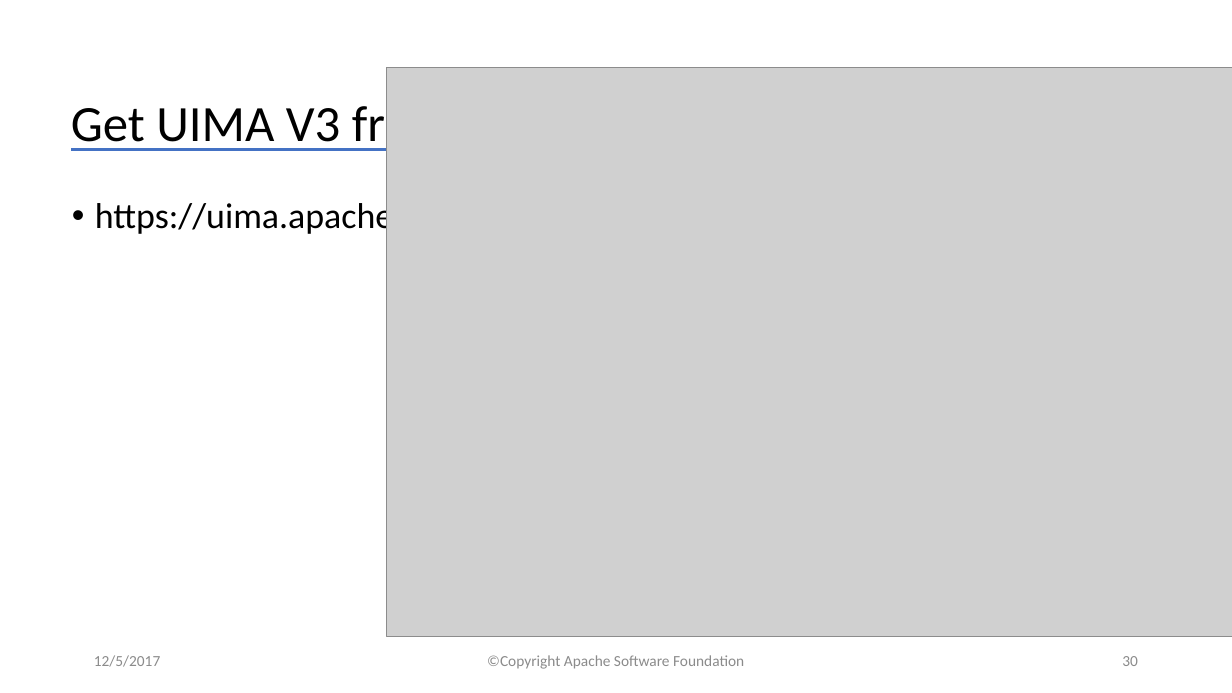
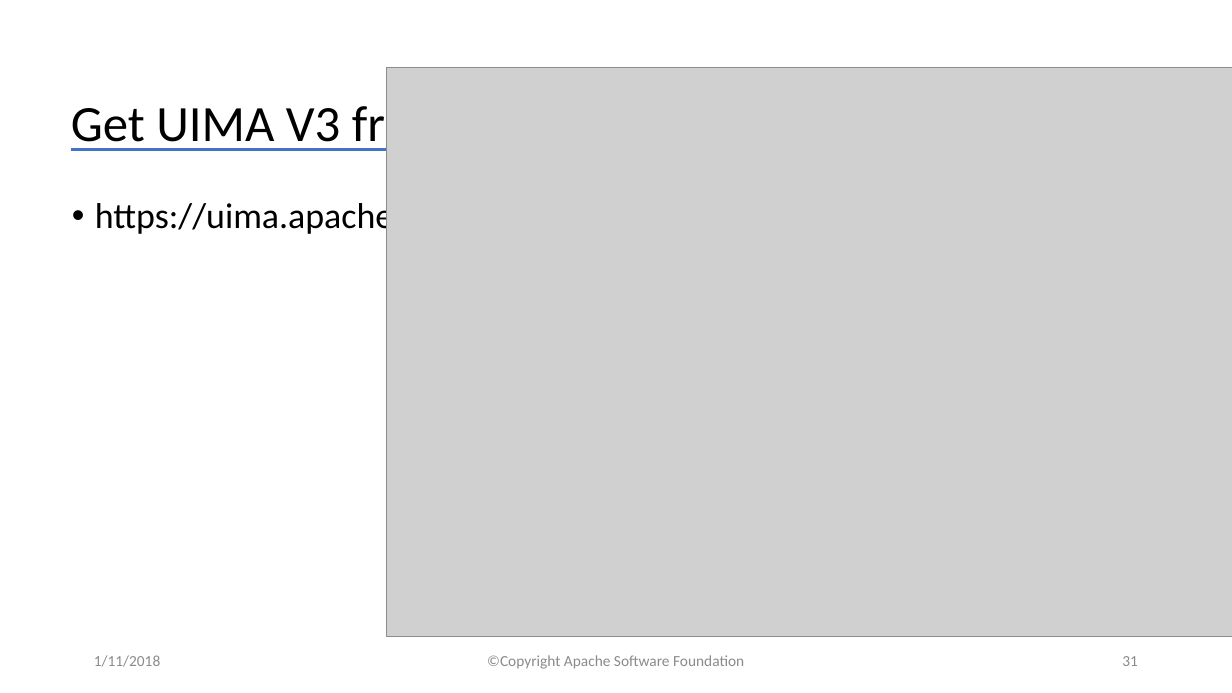
Before and after one commit to apache/uima-site, a slide deck: slide 31 of docs/downloads/uv3/UIMA_V3_Programmers_Solutions.pptx (slide 30 before the commit). Drawn at 1232x693 pixels with LibreOffice and Linux fonts; fonts in the diff are those of the drawing; grey boxes stand for pictures. Boxes give left, top, right and bottom in pixels: in the first picture for what was removed or moved away, otherwise in the second. Text is boxed around its words. In the diff, an @@ line names an element or a change of style, - is before the commit and + after.

```diff
--- a/docs/downloads/uv3/UIMA_V3_Programmers_Solutions.pptx
+++ b/docs/downloads/uv3/UIMA_V3_Programmers_Solutions.pptx
@@ text at bbox=[94, 655, 160, 667]: text changed @@
-12/5/2017
+1/11/2018
@@ page number at bbox=[1122, 656, 1138, 666]: text changed @@
-30
+31
```
Also in this commit, not shown: 29 other slides changed, 1 slide added, 11 other files.
